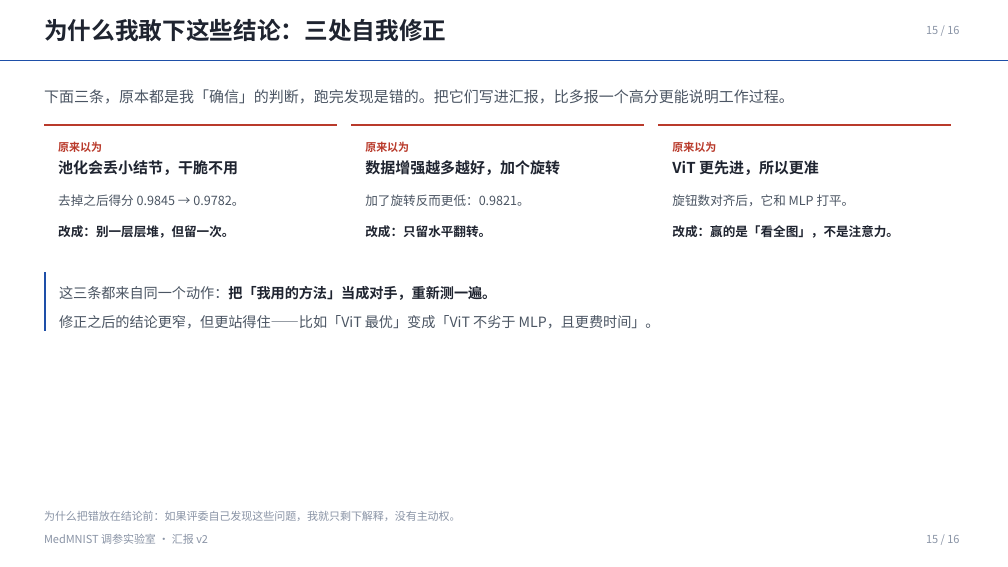
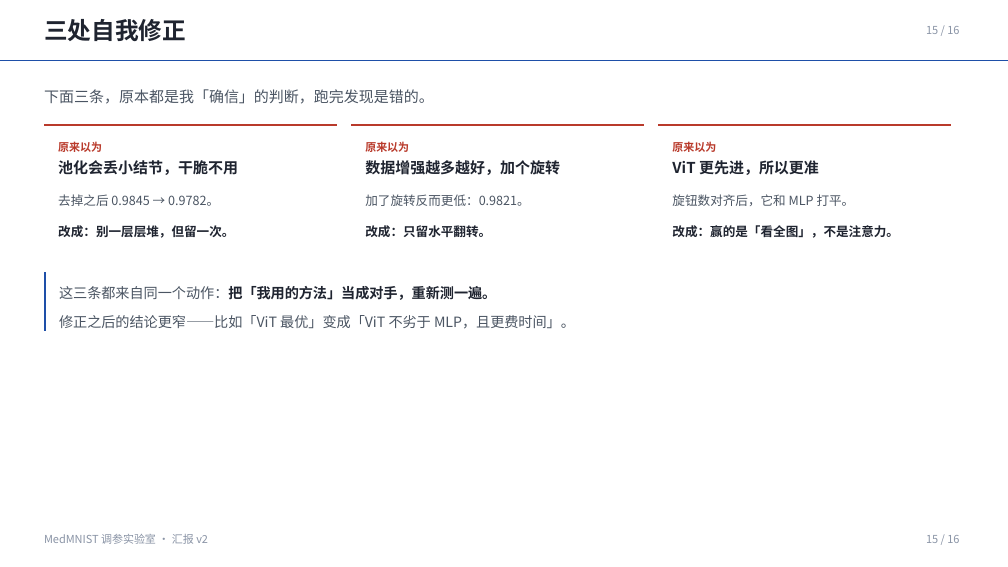
Before and after one commit to via453/medmnist-tuning-lab, a slide deck: slide 15 of MedMNIST调参实验室_汇报_v3/MedMNIST调参实验室_汇报_v3.pptx. Drawn at 1008x567 pixels with LibreOffice and Linux fonts; fonts in the diff are those of the drawing. Boxes give left, top, right and bottom in pixels: in the first picture for what was removed or moved away, otherwise in the second. Text is boxed around its words. In the diff, an @@ line names an element or a change of style, - is before the commit and + after.

```diff
--- a/MedMNIST调参实验室_汇报_v3/MedMNIST调参实验室_汇报_v3.pptx
+++ b/MedMNIST调参实验室_汇报_v3/MedMNIST调参实验室_汇报_v3.pptx
@@ text at (44, 19, 186, 41): text changed @@
-为什么我敢下这些结论：三处自我修正
+三处自我修正
@@ text at (44, 89, 434, 104): text changed @@
-下面三条，原本都是我「确信」的判断，跑完发现是错的。把它们写进汇报，比多报一个高分更能说明工作过程。
+下面三条，原本都是我「确信」的判断，跑完发现是错的。
@@ text at (58, 194, 219, 206): text changed @@
-去掉之后得分 0.9845 → 0.9782。
+去掉之后 0.9845 → 0.9782。
@@ text at (59, 315, 575, 329): text changed @@
-修正之后的结论更窄，但更站得住——比如「ViT 最优」变成「ViT 不劣于 MLP，且更费时间」。
+修正之后的结论更窄——比如「ViT 最优」变成「ViT 不劣于 MLP，且更费时间」。
@@ text removed at (44, 511, 461, 521) @@
-为什么把错放在结论前：如果评委自己发现这些问题，我就只剩下解释，没有主动权。
```
Also in this commit, not shown: 8 other slides changed, 7 slides added, 7 slides removed, 7 other files.
